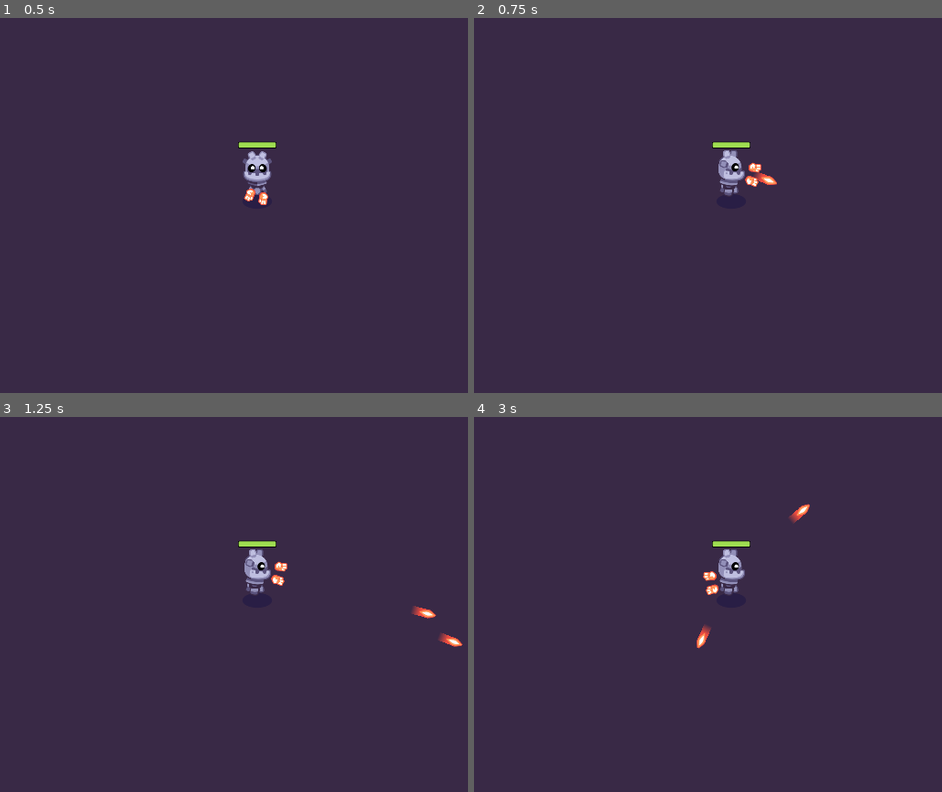
Above: before the commit, frames 1-4 (two rows, left to right).
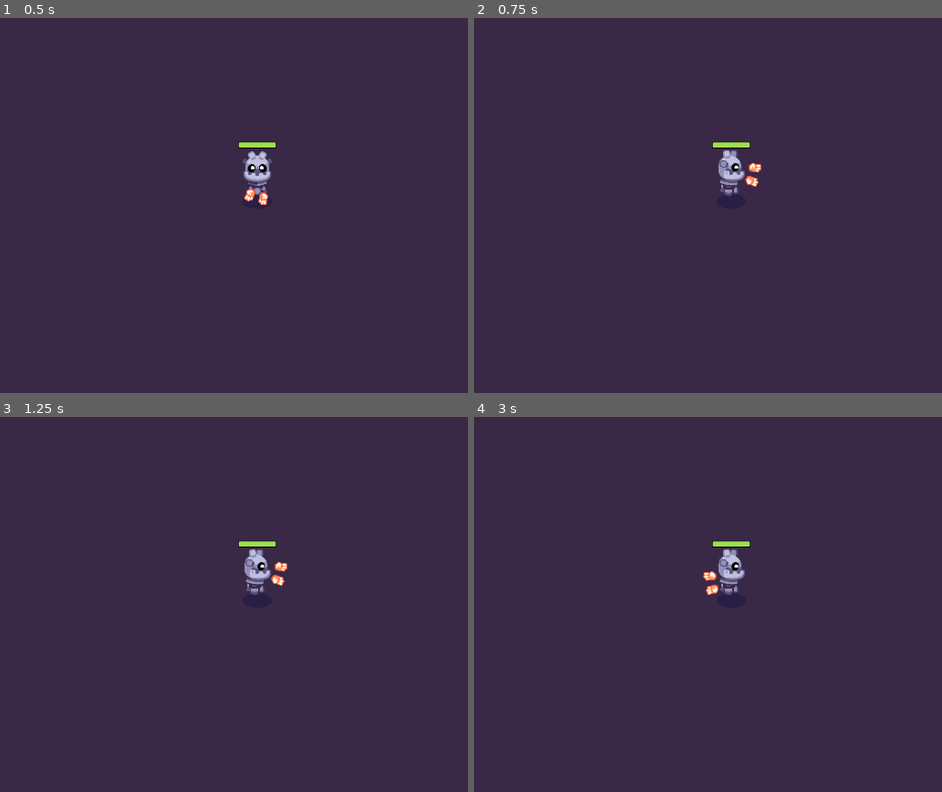
Above: after the commit, the same moments.

Repository: ellaclz/Path-of-Sorcerers-Game
Game: Godot game, scene res://player/player.tscn
Two runs of this game, one before a commit and one after it. Both use one fixed random seed, a clock stepped at 60 frames per second and the inputs below.
Inputs (mouse positions are in pixels of both pictures, inside the frame that each line leads up to):
- Up to frame 1 (0.5 s): no input
- Up to frame 2 (0.75 s): tap Enter at 0.5 s; move the mouse to (890, 168) at 0.52 s; hold D (move_right) from 0.53 s (still down); hold Shift (interact) from 0.53 s (still down); click (890, 168) at 0.67 s
- Up to frame 3 (1.25 s): keep holding D (move_right); keep holding Shift (interact); tap Space at 0.77 s
- Up to frame 4 (3 s): release D (move_right) at 1.25 s; release Shift (interact) at 1.25 s; drag from (586, 608) to (932, 645) at 1.27 s; move the mouse to (806, 495) at 2.02 s; hold D (move_right) 2.03-2.75 s; hold Shift (interact) 2.03-2.75 s; right-click (806, 495) at 2.1 s; tap Space at 2.75 s; drag from (693, 668) to (511, 525) at 2.77 s

Frame 1 is identical in both runs. In frame 2, 0.1% of the frame differs, in the area x 59-65%, y 41-45%; in frame 3, 0.2%, in the area x 87-99%, y 50-62%; in frame 4, 0.2%.
Error after the commit: Invalid assignment of property or key 'speed' with value of type 'float' on a base object of type 'Area2D (bullet.gd)'. (res://weapon.gd:20)

Commit message:
Lesson 13 etc

Diff:
--- a/M10.twin_stick_workbook/bullet.gd
+++ b/M10.twin_stick_workbook/bullet.gd
@@ -1,17 +1,29 @@
-class_name Bullet extends Area2D
+extends Area2D
 
-@export var speed := 100.0
-@export var max_range := 200.0
-@export var _traveled_distance = -500.0
+var travelled_distance = 0
 
-func _physics_process(delta: float) -> void:
-	var distance := speed * delta
-	var motion := Vector2.RIGHT.rotated(rotation) * distance
-	position += motion
+var damage = 10
 
-	_traveled_distance += distance
-	if _traveled_distance > max_range:
-		_destroy()
+func _physics_process(delta):
+	const SPEED = 1000
+	const RANGE = 1200
+	var direction = Vector2.RIGHT.rotated(rotation)
+	position += direction * SPEED * delta
 
-func _destroy():
+	travelled_distance += SPEED * delta
+	if travelled_distance > RANGE:
+		queue_free()
+
+func _ready() -> void:
+	body_entered.connect(func (body: Node) -> void:
+		if body is Mob:
+			body.health -= damage
+	)
+
+
+
+
+func _on_body_entered(body: Node2D) -> void:
 	queue_free()
+	if body.has_method("take_damge"):
+		body.take_damage()
--- a/M10.twin_stick_workbook/chest.gd
+++ b/M10.twin_stick_workbook/chest.gd
@@ -40,7 +40,7 @@
 
 	var random_angle := randf_range(0.0, 2.0 * PI)
 	var random_direction := Vector2(1.0, 0.0).rotated(random_angle)
-	var land_position := random_direction * randf_range(60.0, 120.0)
+	var land_position := random_direction * randf_range(1269.0, 855.0)
 
 	const FLIGHT_TIME := 0.3
 	const HALF_FLIGHT_TIME := FLIGHT_TIME / 2.0
--- a/M10.twin_stick_workbook/chest.tscn
+++ b/M10.twin_stick_workbook/chest.tscn
@@ -16,7 +16,7 @@
 sound_on_pickup = ExtResource("4_k2nhe")
 
 [sub_resource type="RectangleShape2D" id="RectangleShape2D_4aavq"]
-size = Vector2(309.375, 205.438)
+size = Vector2(501, 291)
 
 [sub_resource type="Animation" id="Animation_h45n3"]
 length = 0.001
@@ -59,7 +59,7 @@
 possible_items = Array[ExtResource("2_bv76j")]([SubResource("Resource_31b62")])
 
 [node name="CollisionShape2D" type="CollisionShape2D" parent="."]
-position = Vector2(0.3125, -0.71875)
+position = Vector2(1, 0)
 shape = SubResource("RectangleShape2D_4aavq")
 
 [node name="CanvasGroup" type="CanvasGroup" parent="."]
--- a/M10.twin_stick_workbook/pickup.tscn
+++ b/M10.twin_stick_workbook/pickup.tscn
@@ -21,7 +21,7 @@
 
 [node name="Sprite2D" type="Sprite2D" parent="."]
 unique_name_in_owner = true
-position = Vector2(0, 2.9048)
+position = Vector2(0, -0.495467)
 texture = ExtResource("2_eh2rp")
 
 [node name="CollisionShape2D" type="CollisionShape2D" parent="."]
